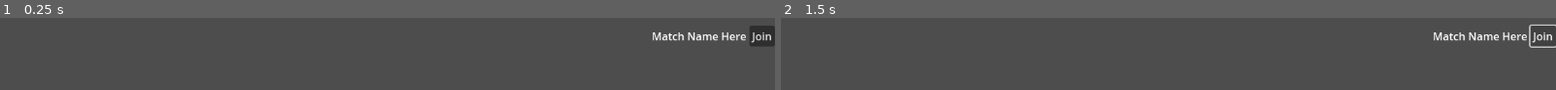
Above: before the commit, frames 1-2 (left to right).
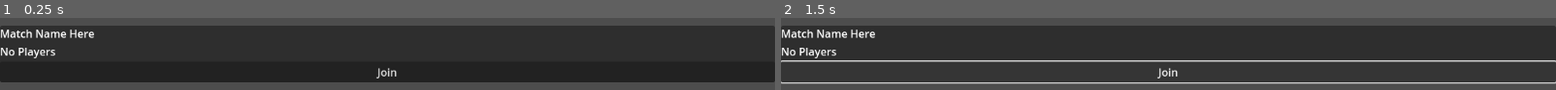
Above: after the commit, the same moments.

Repository: Magic-Association/fcg
Game: Godot game, scene res://UI/match_entry.tscn
Two runs of this game, one before a commit and one after it. Both use one fixed random seed, a clock stepped at 60 frames per second and the inputs below. This scene is started directly instead of the project's main scene.
Inputs:
- Up to frame 1 (0.25 s): no input
- Up to frame 2 (1.5 s): click "Join" at 0.5 s

The runs differ from the first frame. In frame 1, 77% of the frame differs, in the area x 0-100%, y 10-90%; in frame 2, 52%.

Commit message:
change match entry styling

Diff:
--- a/apps/client/UI/match_entry.gd
+++ b/apps/client/UI/match_entry.gd
@@ -1,8 +1,8 @@
 @tool
-extends HBoxContainer
+extends PanelContainer
 class_name MatchEntry
 
-@onready var label: Label = $Label
+@onready var label: Label = $VBoxContainer/Label
 
 var room_id: int
 var text: String
--- a/apps/client/UI/match_entry.tscn
+++ b/apps/client/UI/match_entry.tscn
@@ -2,24 +2,30 @@
 
 [ext_resource type="Script" uid="uid://dcoqtqoc5o60n" path="res://UI/match_entry.gd" id="1_6ndt5"]
 
-[node name="MatchEntry" type="HBoxContainer"]
+[node name="MatchEntry" type="PanelContainer"]
 anchors_preset = 14
 anchor_top = 0.5
 anchor_right = 1.0
 anchor_bottom = 0.5
 offset_top = -15.5
-offset_bottom = 15.5
+offset_bottom = 69.5
 grow_horizontal = 2
 grow_vertical = 2
 size_flags_horizontal = 8
 size_flags_vertical = 4
-alignment = 2
 script = ExtResource("1_6ndt5")
 
-[node name="Label" type="Label" parent="."]
+[node name="VBoxContainer" type="VBoxContainer" parent="."]
+layout_mode = 2
+
+[node name="Label" type="Label" parent="VBoxContainer"]
 layout_mode = 2
 text = "Match Name Here"
 
-[node name="Button" type="Button" parent="."]
+[node name="Label2" type="Label" parent="VBoxContainer"]
+layout_mode = 2
+text = "No Players"
+
+[node name="Button" type="Button" parent="VBoxContainer"]
 layout_mode = 2
 text = "Join"
--- a/apps/client/UI/play/match_container.gd
+++ b/apps/client/UI/play/match_container.gd
@@ -8,8 +8,8 @@
 
 func _ready() -> void:
 	if Engine.is_editor_hint():
-		for i in 20:
-			create_match_entry(Room.new({"name": "Mock Match %d" % (i + 1)}))
+		for i in 10:
+			create_match_entry(Room.new({"id": i, "name": "Mock Match %d" % (i + 1)}))
 	else:
 		Broadcasts.update_match.connect(_on_update_match)
 		Broadcasts.remove_match.connect(_on_remove_match)
Not shown, changed: apps/server/src/rooms.ts
